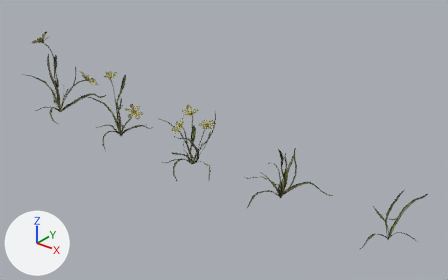
The glTF model public/models/flower-empodium.glb, before and after one commit.
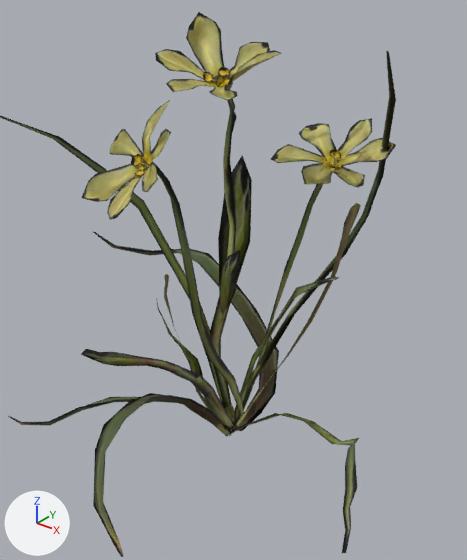
The first picture shows the older version from a 50 mm lens placed at (0.995, -1.11, 0.791), pointed at (0.059, 0.06, 0.065). The close-ups show the older and then the newer version on the part from 36% to 50% of the width and 37% to 65% of the height of that picture. Only the edits that show in the close-ups are written down. Every picture has the same lights, and +X, +Y and +Z are marked at lower left. Where no turn or scale is listed for an object, it has been applied to the vertices.

Names of what the first close-up shows: 'flower_empodium_c_LOD0'.
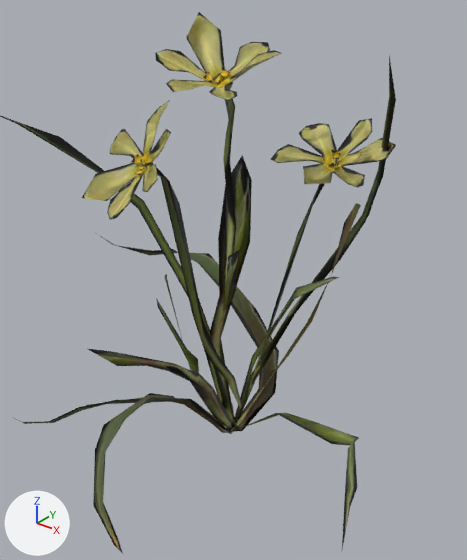
Where the newer file only moved an object's origin or applied its transform, the numbers keep the older frame.

Edits to the scene script, one JSON object a line:
```json
{"block": "me_plane_072", "where": "# used by ob_flower_empodium_c_lod0; location = (0.0062, -0.0281, 0.0858)"}
{"op": "remove", "block": "me_plane_072", "code": "me_plane_072.from_pydata(...)  # 810 vertices, 933 faces; spans x -0.108..0.108, y -0.079..0.079, z -0.089..0.089"}
{"op": "add", "block": "me_plane_072", "code": "me_plane_072.from_pydata(...)  # 382 vertices, 373 faces; spans x -0.108..0.108, y -0.078..0.079, z -0.089..0.089"}
{"block": "me_plane_072", "change": "me_plane_072 part 1: 1 vertex moved within x 0.009, y 0.007, z 0.068; 419 vertices removed from x -0.081..0.108, y -0.055..0.072, z -0.089..0.087"}
{"block": "me_plane_072", "change": "me_plane_072 part 2: 3 vertices removed from x -0.108..-0.098, y 0.061, z -0.049..-0.045"}
{"block": "me_plane_072", "change": "me_plane_072 part 3: 3 vertices removed from x 0.025..0.034, y -0.079..-0.071, z -0.083..-0.082"}
{"block": "me_plane_072", "change": "me_plane_072 part 4: 2 vertices removed from x 0.033, y 0.074..0.075, z 0.066"}
{"block": "me_plane_072", "change": "me_plane_072 part 5: 1 vertex removed from x -0.058, y 0.062, z -0.038"}
```

Boxes [x1, y1, x2, y2] around the edits, measured in the close-ups (467 x 560 px):
```json
{"object": "flower_empodium_c_LOD0", "change": "reshaped", "before": [0, 12, 396, 557], "after": [0, 12, 396, 554]}
{"part": 1, "of": "me_plane_072", "change": "cut back", "before": [0, 12, 389, 553]}
{"part": 2, "of": "me_plane_072", "change": "deleted", "before": [93, 232, 149, 255]}
{"part": 3, "of": "me_plane_072", "change": "deleted", "before": [102, 503, 123, 557]}
{"part": 4, "of": "me_plane_072", "change": "deleted", "before": [386, 51, 396, 99]}
{"part": 5, "of": "me_plane_072", "change": "deleted", "before": [173, 249, 209, 263], "on screen": "mostly hidden"}
```
